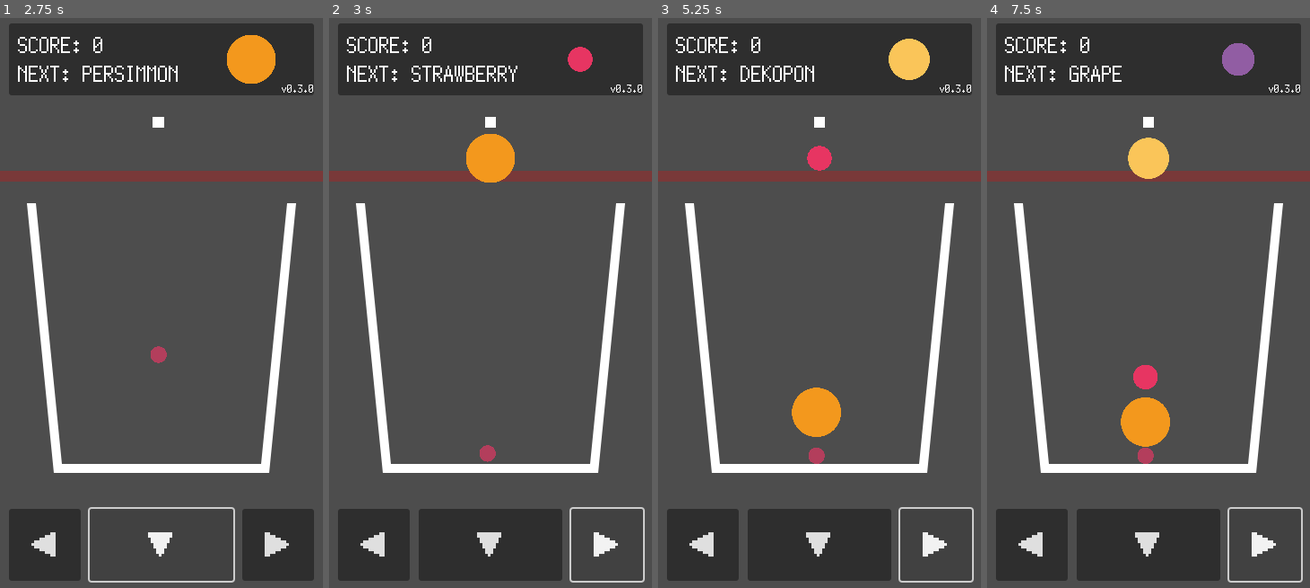
Above: before the commit, frames 1-4 (left to right).
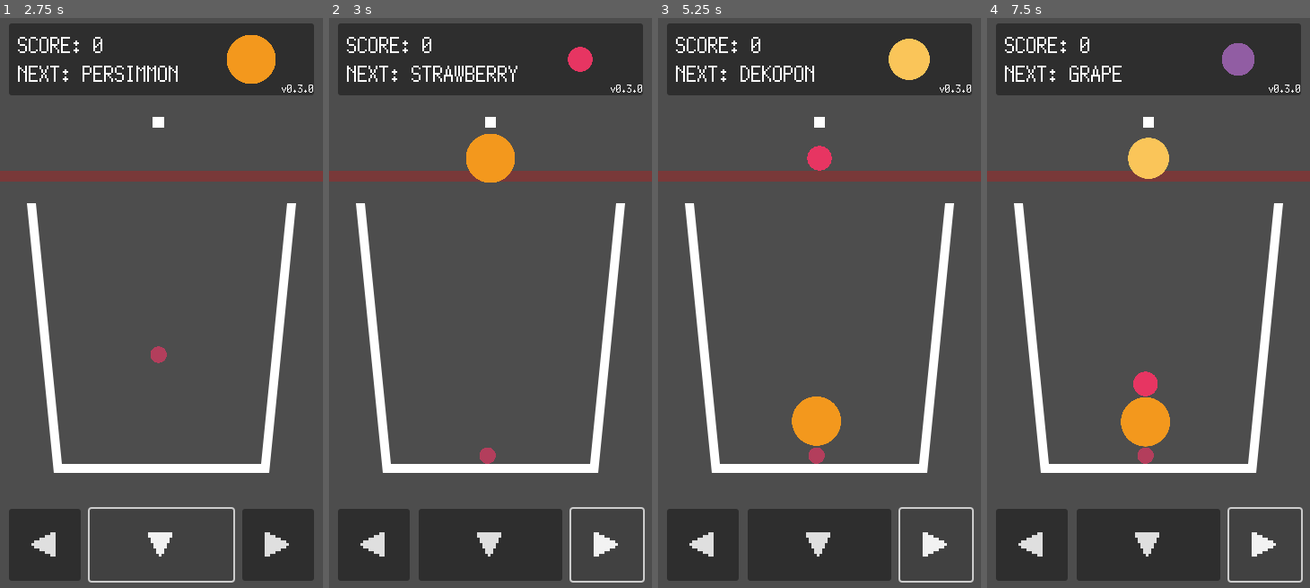
Above: after the commit, the same moments.

Repository: kamikoloss/fruits-puzzle
Game: Godot game, scene res://scenes/main.tscn
The game is run twice, just before and just after one commit, with the same random seed, the same clock (stepped at 60 frames per second) and the same inputs.
Inputs:
- Up to frame 1 (2.75 s): click "START" at 0.5 s; click "◀" at 1.25 s; click "▼" at 2 s
- Up to frame 2 (3 s): click "▶" at 2.75 s
- Up to frame 3 (5.25 s): click "◀" at 3.5 s; click "▼" at 4.25 s; click "▶" at 5 s
- Up to frame 4 (7.5 s): click "◀" at 5.75 s; click "▼" at 6.5 s; click "▶" at 7.25 s

Frame 1 is identical in both runs. In frame 2, less than 0.1% of the frame differs, in the area x 46-52%, y 74-79%; in frame 3, 0.5%, in the area x 41-57%, y 64-79%; in frame 4, 0.2%.

Commit message:
フルーツがより滑るように, より跳ねないようにした

Diff:
--- a/scenes/fruit.tscn
+++ b/scenes/fruit.tscn
@@ -4,8 +4,8 @@
 [ext_resource type="Texture2D" uid="uid://f5a5phy22pqb" path="res://images/circle.png" id="1_pahpe"]
 
 [sub_resource type="PhysicsMaterial" id="PhysicsMaterial_xtttg"]
-friction = 0.5
-bounce = 0.1
+friction = 0.25
+bounce = 0.05
 
 [sub_resource type="CircleShape2D" id="CircleShape2D_ftgdo"]
 radius = 132.0
